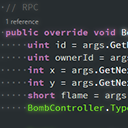
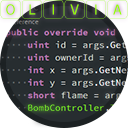
The second 128 × 128 image is a revision of the first. Changes to its layers:
added layer "OLIVIA" above "Groupe 1" over 0, 0, 128, 19
added group "Groupe 1" with 3 layers over 0, 0, 128, 128
added layer "Calque 1" (27%) in group "Groupe 1" over 0, 0, 128, 128
moved "Arrière-plan copie" into group "Groupe 1" over 0, 0, 128, 128
renamed "Arrière-plan" to "Calque 0", moved it into group "Groupe 1" over 0, 0, 128, 128
